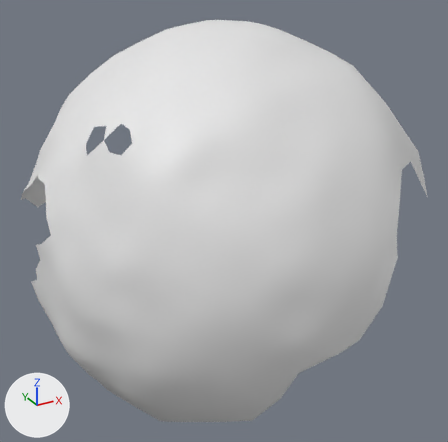
A saved change to the OBJ model res/final/onecam_fullvolume/12/cleanedup/FullVolium.000309.obj.
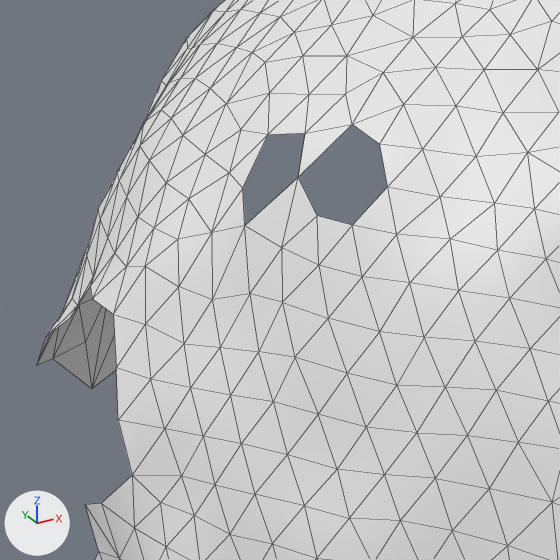
Each version is shown whole from a 50 mm lens placed at (27.4, 108.8, 271.0), pointed at (131.9, 298.7, 176.0), then close up on the part from 2% to 42% of the width and 19% to 59% of the height. Lighting does not change. The marker at lower left points along +X, +Y and +Z. The close-ups show mesh edges as thin lines. Where no turn or scale is listed for an object, it has been applied to the vertices.

Names of what the first close-up shows: 'FullVolium.000309'.
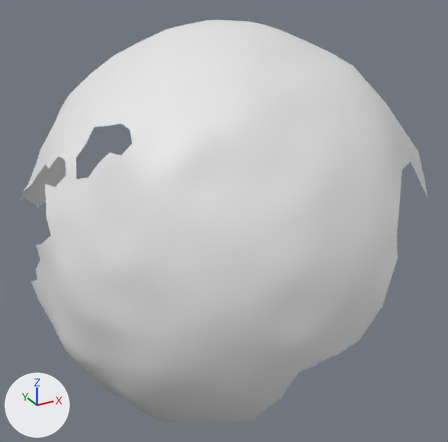
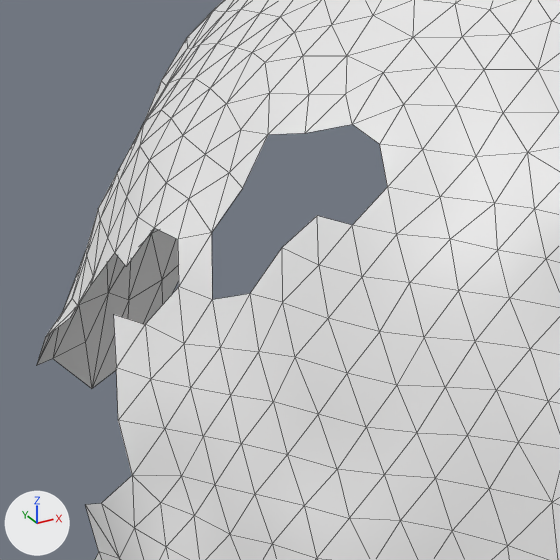
What the commit changed:
me_fullvolium_000309 is used by ob_fullvolium_000309; location (0.0, 0.0, 0.0).
me_fullvolium_000309 had 757 vertices, 1451 faces and spanned x 60.8..196.5, y 229.5..374.2, z 109.8..247.7.
me_fullvolium_000309 now has 752 vertices, 1432 faces and spans x 60.8..196.5, y 229.5..374.0, z 109.8..247.7.
Part 1, on me_fullvolium_000309:
4 vertices are removed from x 66.2..82.1, y 282.1..303.8, z 202.7..219.0.
16 faces are deleted.

Location of each change, (x1, y1, x2, y2) in pixels of the close-ups (560 x 560 px):
part 1 of me_fullvolium_000309, deleted
    before: (90, 125, 351, 324)
